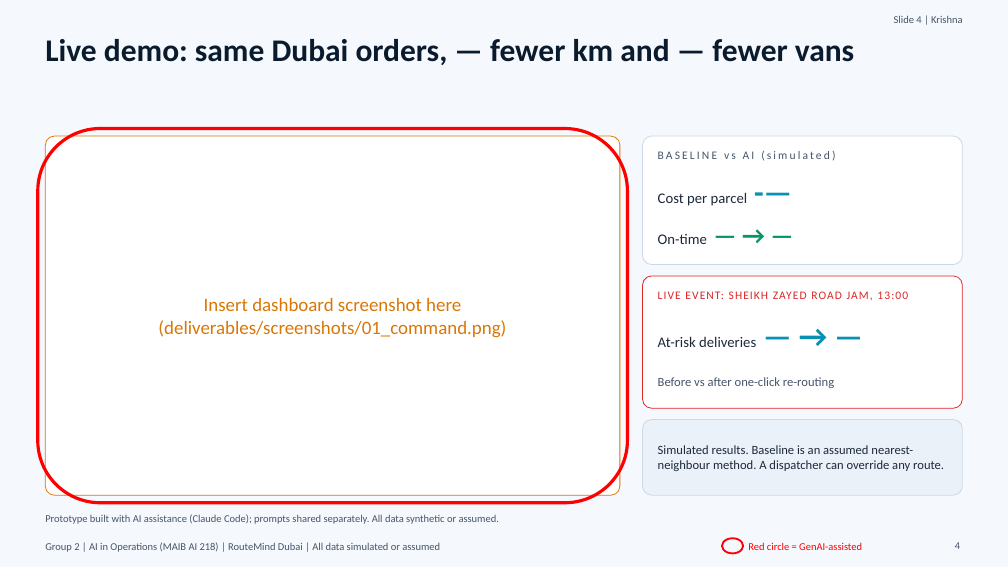
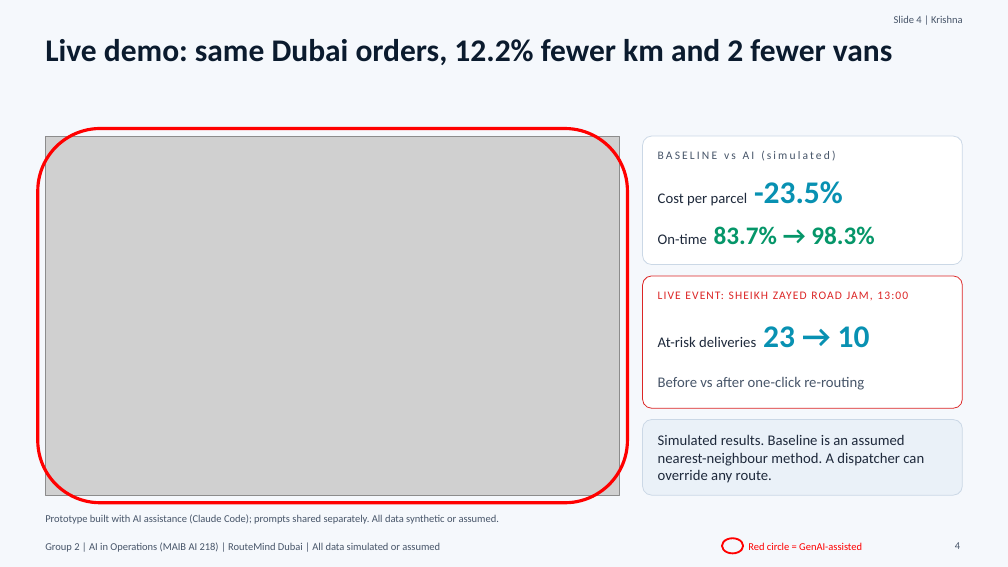
Before and after one commit to krish2105/routemind-dubai-group2, a slide deck: slide 4 of deliverables/RouteMind_Dubai_Group2.pptx. Drawn at 1008x567 pixels with LibreOffice and Linux fonts; fonts in the diff are those of the drawing; grey boxes stand for pictures. Boxes give left, top, right and bottom in pixels: in the first picture for what was removed or moved away, otherwise in the second. Text is boxed around its words. In the diff, an @@ line names an element or a change of style, - is before the commit and + after.

```diff
--- a/deliverables/RouteMind_Dubai_Group2.pptx
+++ b/deliverables/RouteMind_Dubai_Group2.pptx
@@ title at <box>45,39,892,65</box>: text changed @@
-Live demo: same Dubai orders, — fewer km and — fewer vans
+Live demo: same Dubai orders, 12.2% fewer km and 2 fewer vans
@@ rounded rectangle removed at <box>45,136,620,495</box> @@
@@ picture added at <box>45,136,620,495</box> @@
@@ text at <box>658,181,843,206</box>: text changed @@
-Cost per parcel -—
+Cost per parcel -23.5%
@@ text at <box>658,226,874,245</box>: text changed; size 14 to 24 pt; text colour #1E293B to #059669; bold on @@
-On-time — → —
+On-time 83.7% → 98.3%
@@ text removed at <box>158,298,506,338</box> @@
-Insert dashboard screenshot here
-(deliverables/screenshots/01_command.png)
@@ text at <box>658,326,870,348</box>: text changed @@
-At-risk deliveries — → —
+At-risk deliveries 23 → 10
@@ text "Before vs after one-click re-routing" at <box>658,377,864,390</box>: size 12 to 14 pt @@
@@ text "Simulated results. Baseline is an ..." at <box>658,434,924,483</box>: size 12 to 14 pt @@
```
Also in this commit, not shown: 5 other slides changed, 1 slide added, 1 slide removed, 11 other files.
